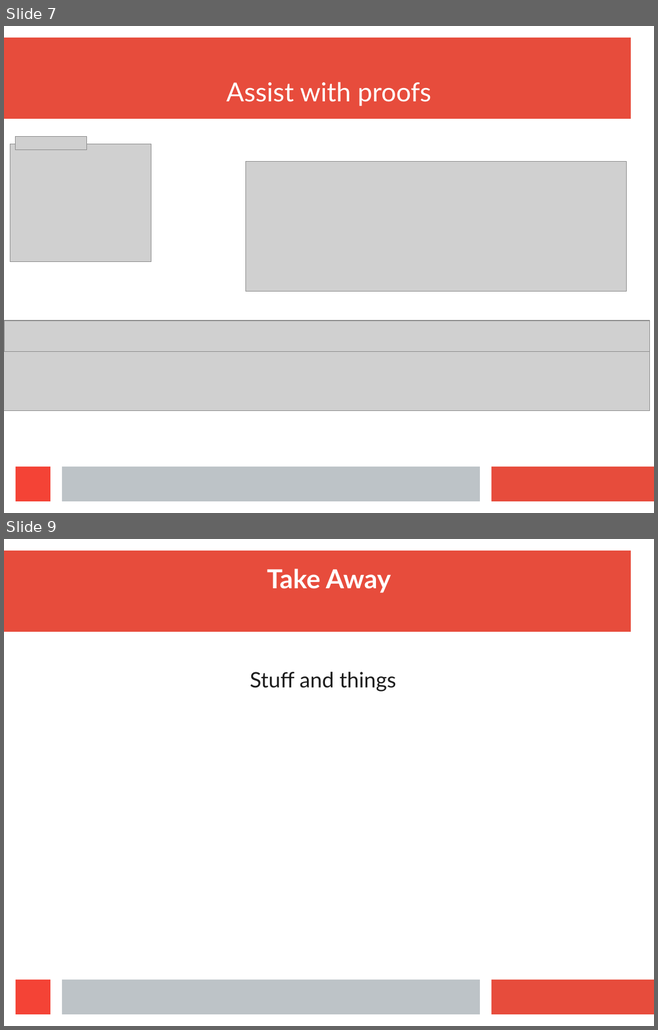
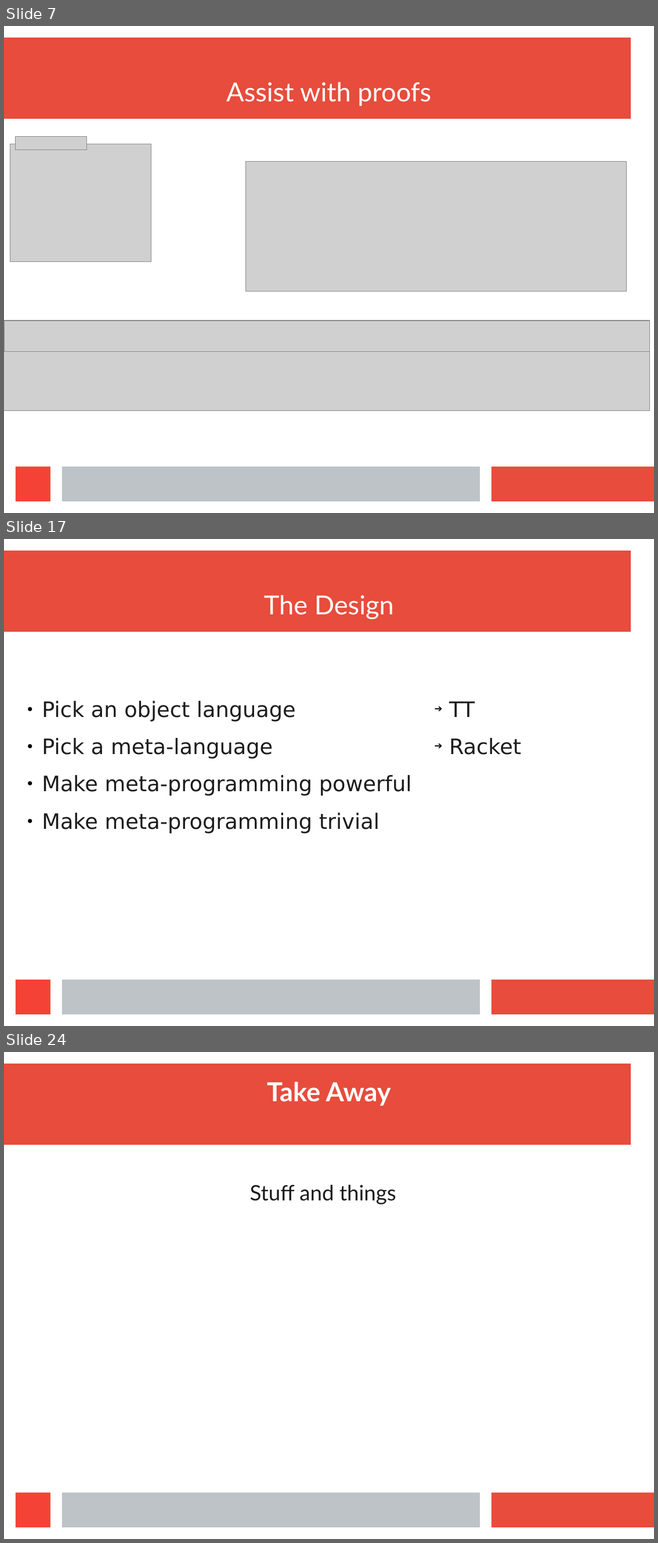
Before and after one commit to wilbowma/cur, a slide deck: hope-2016/slides.odp. Shown one above the other, each under a label of ours: slides 7 and 9 before the commit, slides 7, 17 and 24 after it; the slides between them are not shown. The pictures are 658x1030 and 658x1543 pixels, drawn with LibreOffice and Linux fonts; fonts in the diff are those of the drawing; grey boxes stand for pictures. Boxes give left, top, right and bottom in pixels: in the first picture for what was removed or moved away, otherwise in the second. Text is boxed around its words. In the diff, an @@ line names an element or a change of style, - is before the commit and + after.

Commit message:
Wrote design section, outlined rest of talk

```diff
--- a/hope-2016/slides.odp
+++ b/hope-2016/slides.odp
@@ slide 17 added at [4,539,654,1026], background #FFFFFF; not listed: 4 template elements that a slide beside it also shows @@
@@ title added at [264,595,394,620], 32 pt, text #FFFFFF @@
+The Design
@@ text added at [42,701,412,834], 26 pt, text #1C1C1C @@
+● Pick an object language
+● Pick a meta-language
+● Make meta-programming powerful
+● Make meta-programming trivial
@@ text added at [449,701,521,755], 26 pt, text #1C1C1C @@
+➔ TT
+➔ Racket
@@ what was slide 9 is now slide 24 @@
```
Also in this commit, not shown: 1 slide changed, 14 other slides added.
